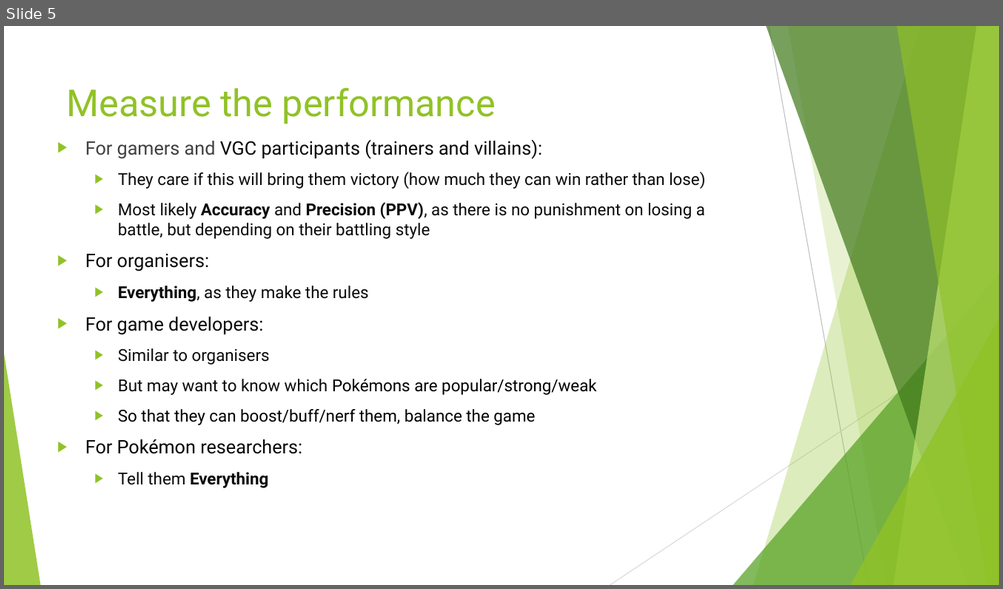
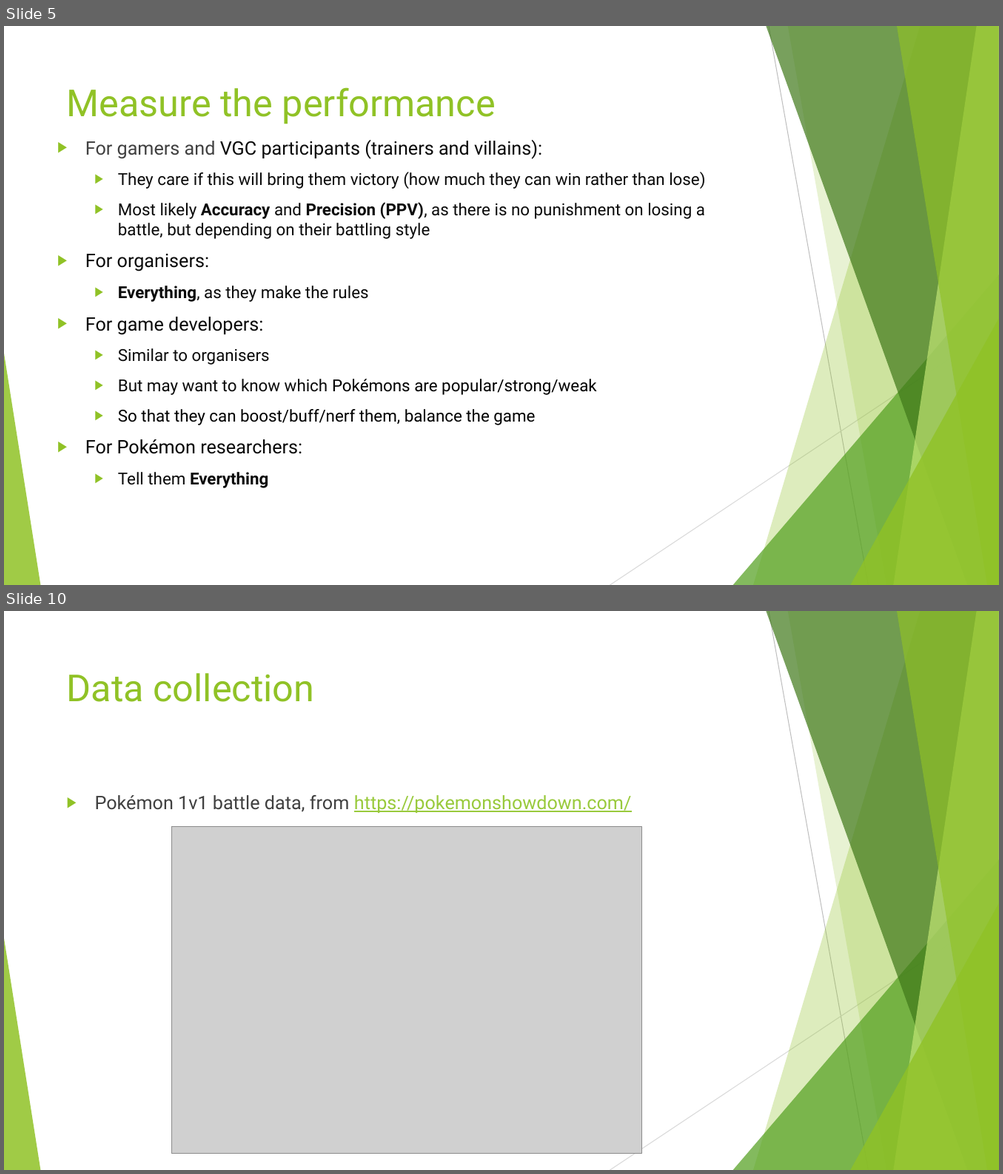
Before and after one commit to jackyman1997/pokemon, a slide deck: 3. classfier/classifier.pptx. Shown one above the other, each under a label of ours: slide 5 before the commit, slides 5 and 10 after it; the slides between them are not shown. The pictures are 1003x589 and 1003x1174 pixels, drawn with LibreOffice and Linux fonts; fonts in the diff are those of the drawing; grey boxes stand for pictures. Boxes give left, top, right and bottom in pixels: in the first picture for what was removed or moved away, otherwise in the second. Text is boxed around its words. In the diff, an @@ line names an element or a change of style, - is before the commit and + after.

```diff
--- a/3. classfier/classifier.pptx
+++ b/3. classfier/classifier.pptx
@@ slide 10 added at (4, 611, 999, 1170), background #FFFFFF; not listed: 10 template elements that a slide beside it also shows @@
@@ title added at (67, 673, 315, 702), 36 pt, text #90C226 @@
+Data collection
@@ text added at (95, 795, 631, 813), 18 pt, text #99CA3C, underline @@
+▶ Pokémon 1v1 battle data, from https://pokemonshowdown.com/
@@ picture added at (172, 826, 642, 1154) @@
```
Also in this commit, not shown: 3 slides changed, 15 other slides added.
